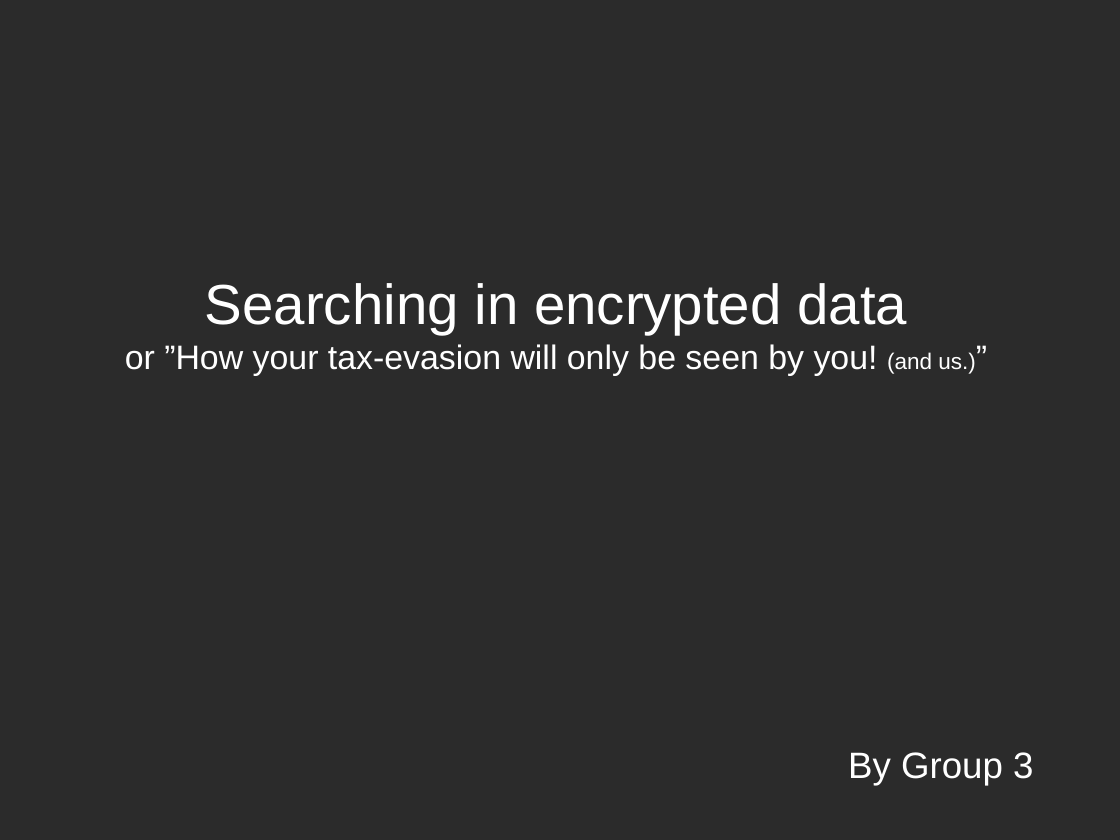
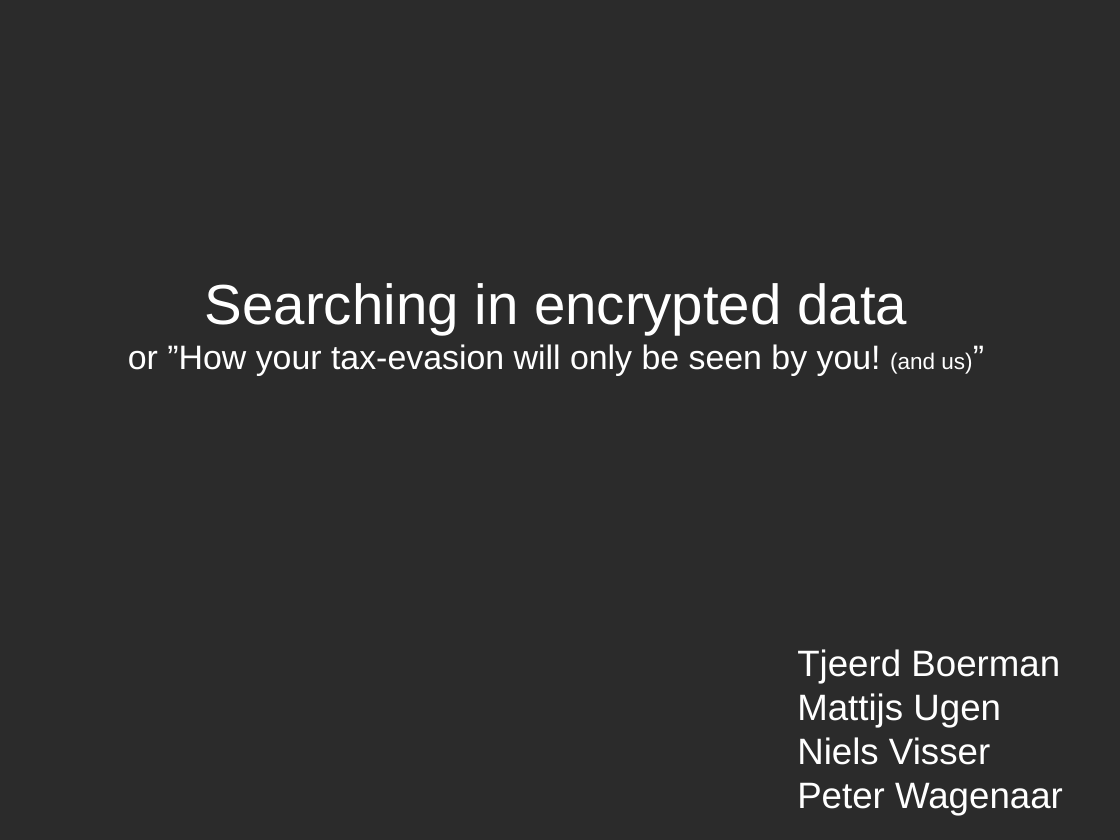
Before and after one commit to Sakartu/SDM-SiED, a slide deck: slide 1 of presentation/presentation.odp. Drawn at 1120x840 pixels with LibreOffice and Linux fonts; fonts in the diff are those of the drawing; background and template pictures are left out; a plain dark background stands for a picture behind light text. Boxes give left, top, right and bottom in pixels: in the first picture for what was removed or moved away, otherwise in the second. Text is boxed around its words. In the diff, an @@ line names an element or a change of style, - is before the commit and + after.

```diff
--- a/presentation/presentation.odp
+++ b/presentation/presentation.odp
@@ subtitle at <box>128,344,972,376</box>: text changed @@
-or ”How your tax-evasion will only be seen by you! (and us.)”
+or ”How your tax-evasion will only be seen by you! (and us)”
@@ text added at <box>797,649,1063,816</box>, 26 pt, text #FFFFFF @@
+Tjeerd Boerman
+Mattijs Ugen
+Niels Visser
+Peter Wagenaar
@@ text removed at <box>848,752,1033,785</box> @@
-By Group 3
```
Also in this commit, not shown: 8 slides added, 4 other files.
